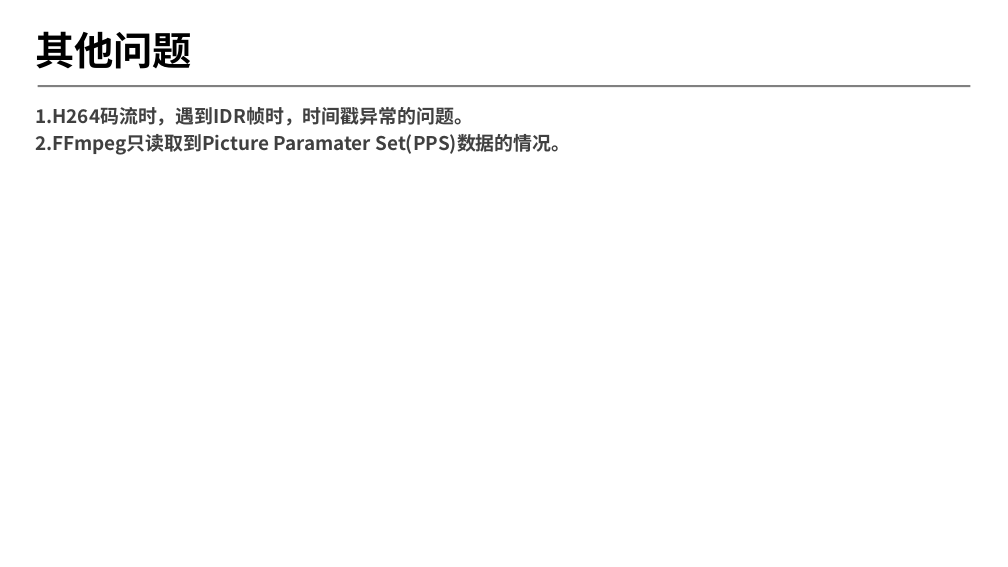
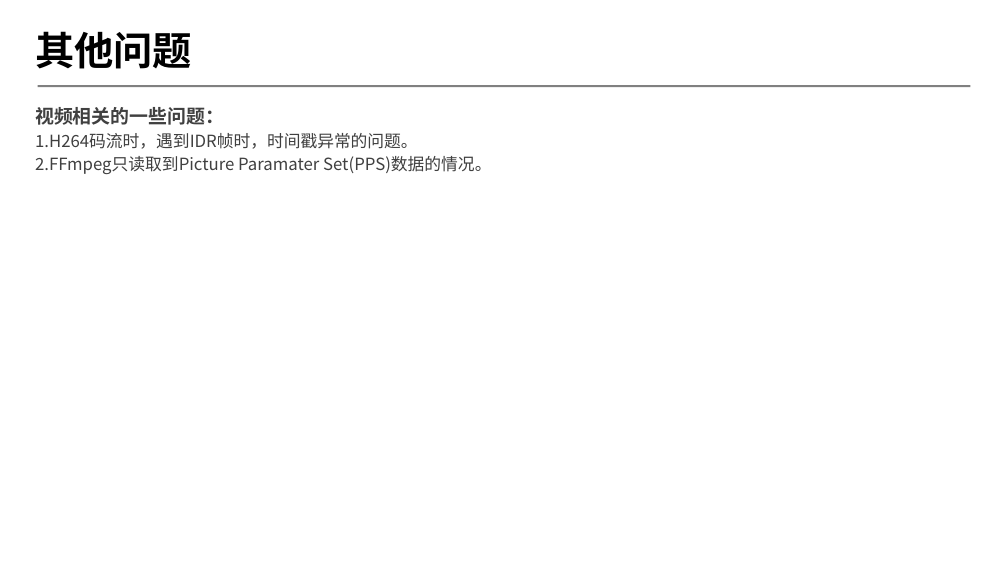
Before and after one commit to byrgyj/Document, a slide deck: slide 13 of ISO_IEC_Document/mpegts/ppt/2018-第四季度季度会报告.pptx (slide 11 before the commit). Drawn at 1008x567 pixels with LibreOffice and Linux fonts; fonts in the diff are those of the drawing; background and template pictures are left out. Boxes give left, top, right and bottom in pixels: in the first picture for what was removed or moved away, otherwise in the second. Text is boxed around its words. In the diff, an @@ line names an element or a change of style, - is before the commit and + after.

```diff
--- a/ISO_IEC_Document/mpegts/ppt/2018-第四季度季度会报告.pptx
+++ b/ISO_IEC_Document/mpegts/ppt/2018-第四季度季度会报告.pptx
@@ text at [35,107,224,125]: paragraph added @@
+视频相关的一些问题：
@@ text at [35,133,491,174]: size 18 to 16 pt, bold off in "1.H264码流时，遇到IDR帧时，时间戳异常的问题。", "2.FFmpeg只读取到Picture Paramater Set(PPS)数据的情况。" @@
```
Also in this commit, not shown: 5 other slides changed, 2 slides added.
